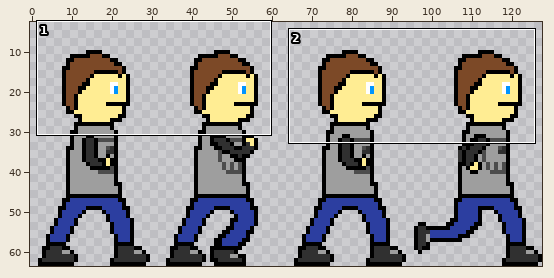
File history of a sprite sheet, OneManCoOp/OneManCoOp/OneManCoOpContent/player.PNG. Above: a wide view before the commit, with the close-up outlined.
Close-up. First the earlier version:
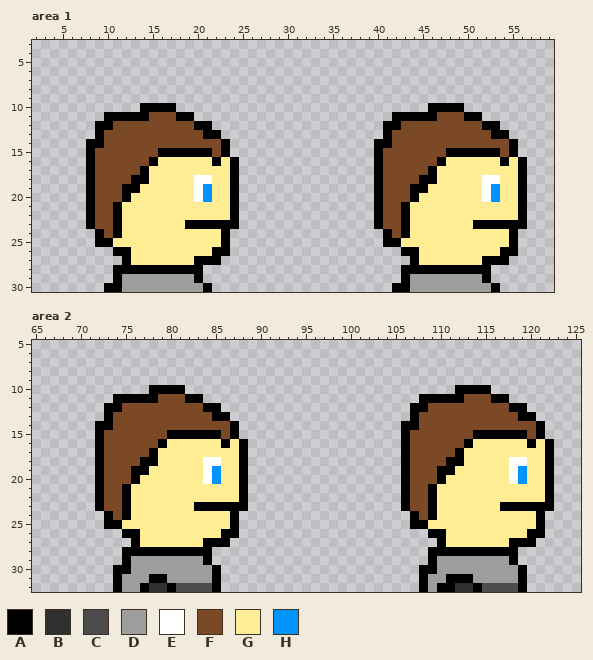
The file is 128x64 pixels. Pixels under 10% opacity are left out. Colours within 5 levels of each other are drawn and written as one. Shown: area 1: x 2..59, y 3..30; area 2: x 65..125, y 5..32. The wide view leaves out empty margins.
Palette (. is transparent): A #000000  B #303030  C #4c4c4c  D #9e9e9e  E #ffffff  F #7c4927  G #ffed93  H #0094ff
The result:
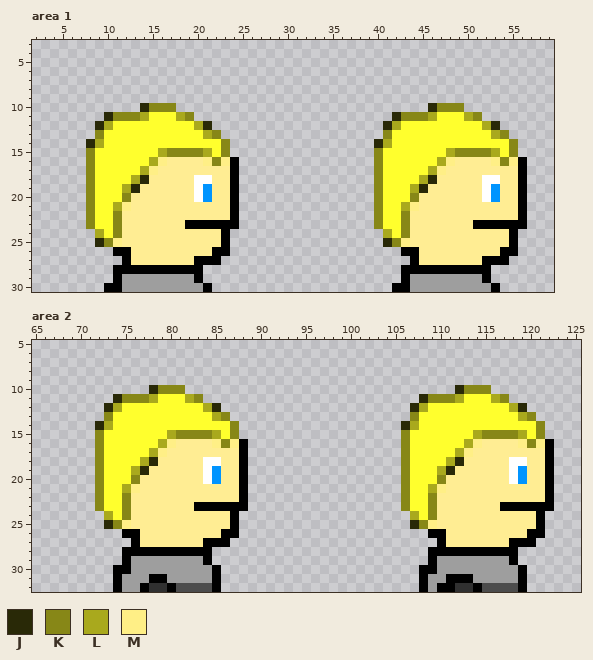
Colours new in this view: J #292907  K #878717  L #a9a91d  M #ffef86
Author's note on the commit: gjorde spelaren arisk
Edits made:
@@ palette @@
-F #7c4927
+F #ffff2d
--- area 1
@@ x 2..59 @@
  9 ..........................................................
-10 ............AAAA............................AAAA..........
-11 ........AAAAAFFFAA......................AAAAAFFFAA........
-12 .......AAFFFFFFFFFAA...................AAFFFFFFFFFAA......
-13 .......AFFFFFFFFFFFAA..................AFFFFFFFFFFFAA.....
-14 ......AAFFFFFFFFFFFFFA................AAFFFFFFFFFFFFFA....
-15 ......AFFFFFFFAAAAAAFA................AFFFFFFFAAAAAAFA....
-16 ......AFFFFFFAGGGGGGAGA...............AFFFFFFAGGGGGGAGA...
-17 ......AFFFFFAGGGGGGGGGA...............AFFFFFAGGGGGGGGGA...
-18 ......AFFFFAAGGGGGEEGGA...............AFFFFAAGGGGGEEGGA...
-19 ......AFFFAAGGGGGGEHGGA...............AFFFAAGGGGGGEHGGA...
-20 ......AFFFAGGGGGGGEHGGA...............AFFFAGGGGGGGEHGGA...
-21 ......AFFAGGGGGGGGGGGGA...............AFFAGGGGGGGGGGGGA...
-22 ......AFFAGGGGGGGGGGGGA...............AFFAGGGGGGGGGGGGA...
-23 ......AFFAGGGGGGGAAAAAA...............AFFAGGGGGGGAAAAAA...
-24 .......AFAGGGGGGGGGGGA.................AFAGGGGGGGGGGGA....
-25 .......AAGGGGGGGGGGGGA.................AAGGGGGGGGGGGGA....
+10 ............JKKK............................JKKK..........
+11 ........JKKKLFFFLK......................JKKKLFFFLK........
+12 .......JLFFFFFFFFFLJ...................JLFFFFFFFFFLJ......
+13 .......KFFFFFFFFFFFLK..................KFFFFFFFFFFFLK.....
+14 ......JLFFFFFFFFFFFFFK................JLFFFFFFFFFFFFFK....
+15 ......KFFFFFFFLKKKKLFK................KFFFFFFFLKKKKLFK....
+16 ......KFFFFFFLMGGGGMKMA...............KFFFFFFLMGGGGMKMA...
+17 ......KFFFFFLMGGGGGGGGA...............KFFFFFLMGGGGGGGGA...
+18 ......KFFFFLJGGGGGEEGGA...............KFFFFLJGGGGGEEGGA...
+19 ......KFFFLJGGGGGGEHGGA...............KFFFLJGGGGGGEHGGA...
+20 ......KFFFKGGGGGGGEHGGA...............KFFFKGGGGGGGEHGGA...
+21 ......KFFLMGGGGGGGGGGGA...............KFFLMGGGGGGGGGGGA...
+22 ......KFFKGGGGGGGGGGGGA...............KFFKGGGGGGGGGGGGA...
+23 ......KFFKGGGGGGGAAAAAA...............KFFKGGGGGGGAAAAAA...
+24 .......LFKGGGGGGGGGGGA.................LFKGGGGGGGGGGGA....
+25 .......JKMGGGGGGGGGGGA.................JKMGGGGGGGGGGGA....
 26 .........AAGGGGGGGGGAA...................AAGGGGGGGGGAA....
--- area 2
@@ x 65..125 @@
  9 .............................................................
-10 .............AAAA..............................AAAA..........
-11 .........AAAAAFFFAA........................AAAAAFFFAA........
-12 ........AAFFFFFFFFFAA.....................AAFFFFFFFFFAA......
-13 ........AFFFFFFFFFFFAA....................AFFFFFFFFFFFAA.....
-14 .......AAFFFFFFFFFFFFFA..................AAFFFFFFFFFFFFFA....
-15 .......AFFFFFFFAAAAAAFA..................AFFFFFFFAAAAAAFA....
-16 .......AFFFFFFAGGGGGGAGA.................AFFFFFFAGGGGGGAGA...
-17 .......AFFFFFAGGGGGGGGGA.................AFFFFFAGGGGGGGGGA...
-18 .......AFFFFAAGGGGGEEGGA.................AFFFFAAGGGGGEEGGA...
-19 .......AFFFAAGGGGGGEHGGA.................AFFFAAGGGGGGEHGGA...
-20 .......AFFFAGGGGGGGEHGGA.................AFFFAGGGGGGGEHGGA...
-21 .......AFFAGGGGGGGGGGGGA.................AFFAGGGGGGGGGGGGA...
-22 .......AFFAGGGGGGGGGGGGA.................AFFAGGGGGGGGGGGGA...
-23 .......AFFAGGGGGGGAAAAAA.................AFFAGGGGGGGAAAAAA...
-24 ........AFAGGGGGGGGGGGA...................AFAGGGGGGGGGGGA....
-25 ........AAGGGGGGGGGGGGA...................AAGGGGGGGGGGGGA....
+10 .............JKKK..............................JKKK..........
+11 .........JKKKLFFFLK........................JKKKLFFFLK........
+12 ........JLFFFFFFFFFLJ.....................JLFFFFFFFFFLJ......
+13 ........KFFFFFFFFFFFLK....................KFFFFFFFFFFFLK.....
+14 .......JLFFFFFFFFFFFFFK..................JLFFFFFFFFFFFFFK....
+15 .......KFFFFFFFLKKKKLFK..................KFFFFFFFLKKKKLFK....
+16 .......KFFFFFFLMGGGGMKMA.................KFFFFFFLMGGGGMKMA...
+17 .......KFFFFFLMGGGGGGGGA.................KFFFFFLMGGGGGGGGA...
+18 .......KFFFFLJGGGGGEEGGA.................KFFFFLJGGGGGEEGGA...
+19 .......KFFFLJGGGGGGEHGGA.................KFFFLJGGGGGGEHGGA...
+20 .......KFFFKGGGGGGGEHGGA.................KFFFKGGGGGGGEHGGA...
+21 .......KFFLMGGGGGGGGGGGA.................KFFLMGGGGGGGGGGGA...
+22 .......KFFKGGGGGGGGGGGGA.................KFFKGGGGGGGGGGGGA...
+23 .......KFFKGGGGGGGAAAAAA.................KFFKGGGGGGGAAAAAA...
+24 ........LFKGGGGGGGGGGGA...................LFKGGGGGGGGGGGA....
+25 ........JKMGGGGGGGGGGGA...................JKMGGGGGGGGGGGA....
 26 ..........AAGGGGGGGGGAA.....................AAGGGGGGGGGAA....
Boxes around the changes in both close-ups, in picture pixels (x1, y1, x2, y2):
changed: (86, 103, 230, 247)
changed: (374, 103, 518, 247)
changed: (95, 385, 239, 529)
changed: (401, 385, 545, 529)
